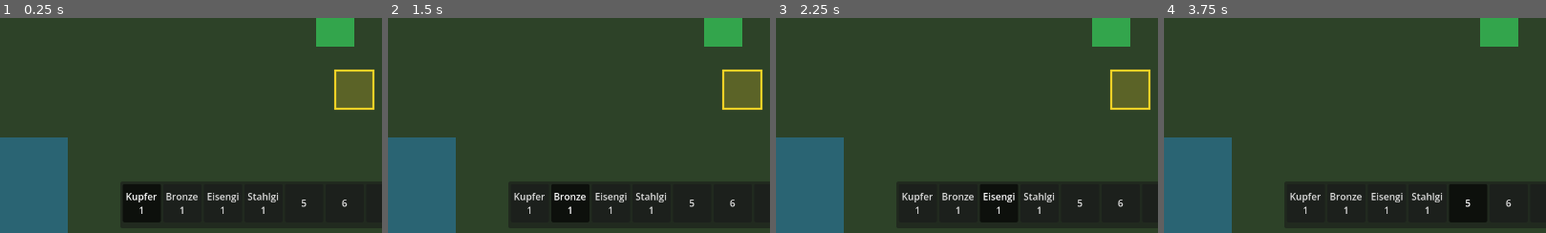
Above: before the commit, frames 1-4 (left to right).
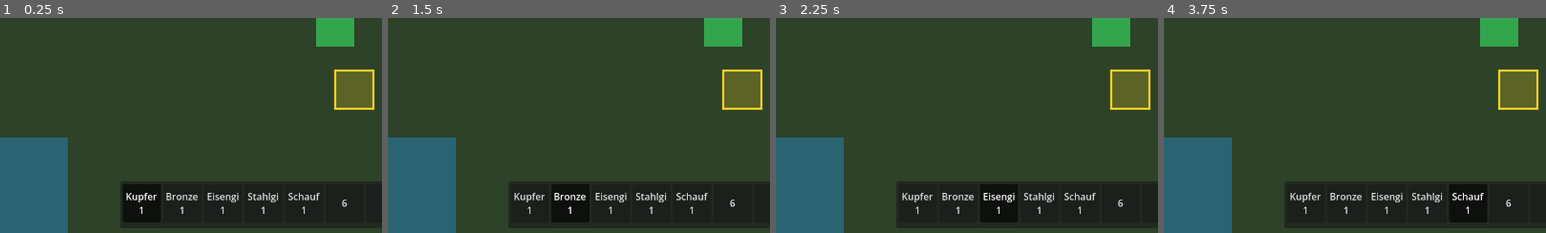
Above: after the commit, the same moments.

Repository: stasar14-rgb/Harvest-Dream
Game: Godot game, scene res://scenes/main.tscn
The game is run twice, just before and just after one commit, with the same random seed, the same clock (stepped at 60 frames per second) and the same inputs.
Inputs (mouse positions are % of the whole screen's width and height, from its top left):
- Up to frame 1 (0.25 s): no input
- Up to frame 2 (1.5 s): click "Kupferhacke 1" at 0.5 s; click "Bronzehacke 1" at 1.25 s
- Up to frame 3 (2.25 s): click "Eisengießkanne 1" at 2 s
- Up to frame 4 (3.75 s): click "Stahlgießkanne 1" at 2.75 s; click (46, 93) at 3.5 s, where only the run before the commit has a clickable "5"
The pictures show only the part of the screen within x 6-56%, y 50-100%; the shares and areas given below are measured in that part.

The runs differ from the first frame. In frame 1, 0.2% of the frame differs, in the area x 75-84%, y 81-92%; in frame 2, 0.2%; in frame 3, 0.2%; in frame 4, 2.2%, in the area x 75-98%, y 24-92%.

Commit message:
Schaufel zur Test-Aktionsleiste hinzufügen

Diff:
--- a/scripts/inventory/inventory_system.gd
+++ b/scripts/inventory/inventory_system.gd
@@ -17,7 +17,7 @@
 
 ## Fügt beim Start einige Kataloggegenstände ein, damit die Inventarbedienung auf der Testfläche geprüft werden kann.
 @export var add_debug_starting_items: bool = true
-## Legt vier Werkzeuge zum Prüfen der Werkzeugauswahl direkt in die ersten Plätze der Aktionsleiste.
+## Legt fünf Werkzeuge zum Prüfen der Werkzeug- und Bodenaktionen direkt in die ersten Plätze der Aktionsleiste.
 @export var add_debug_starting_tools: bool = true
 ## Goldkosten der beiden Taschenerweiterungen. Der Wert -1 bedeutet, dass der Preis noch nicht festgelegt wurde.
 @export var bag_upgrade_costs: Array[int] = [-1, -1]
@@ -50,6 +50,7 @@
 		_set_debug_action_tool(1, &"hoe_bronze")
 		_set_debug_action_tool(2, &"watering_can_iron")
 		_set_debug_action_tool(3, &"watering_can_steel")
+		_set_debug_action_tool(4, &"shovel")
 
 func get_inventory_capacity() -> int:
 	return STARTING_INVENTORY_SLOTS + purchased_bag_upgrades * SLOTS_PER_UPGRADE
